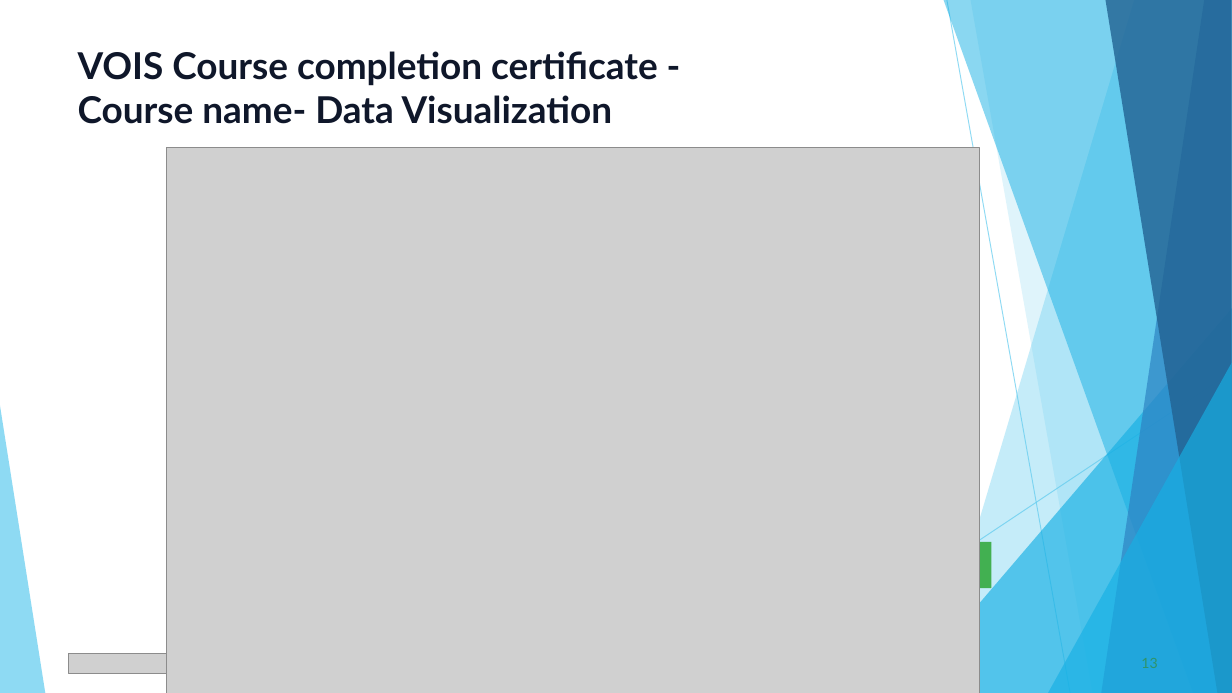
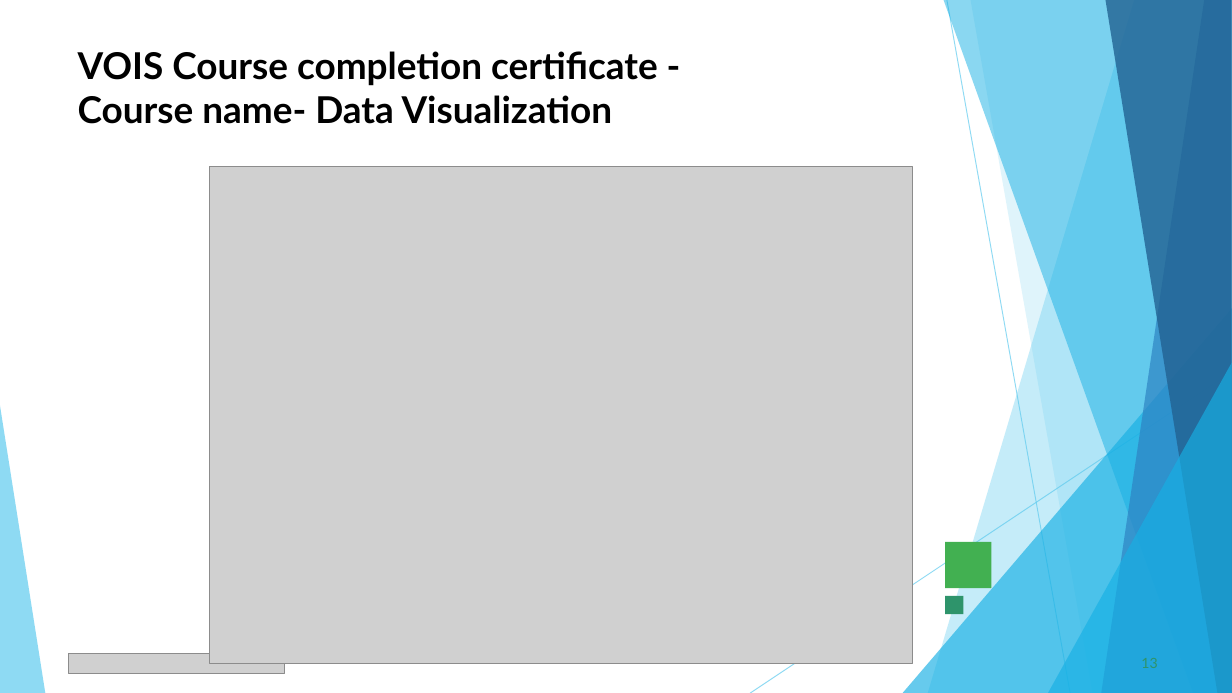
Before and after one commit to raghavparoli07-art/seasonal-agriculture-performance-analysis, a slide deck: slide 13 of presentation/Seasonal_Agriculture_Performance_Analysis.pptx. Drawn at 1232x693 pixels with LibreOffice and Linux fonts; fonts in the diff are those of the drawing; grey boxes stand for pictures. Boxes give left, top, right and bottom in pixels: in the first picture for what was removed or moved away, otherwise in the second. Text is boxed around its words. In the diff, an @@ line names an element or a change of style, - is before the commit and + after.

```diff
--- a/presentation/Seasonal_Agriculture_Performance_Analysis.pptx
+++ b/presentation/Seasonal_Agriculture_Performance_Analysis.pptx
@@ title "VOIS Course completion certificate - ..." at [78, 51, 658, 124]: text colour #0F172A to #000000 @@
@@ picture: place and size @@
-picture at [166, 148, 980, 693]
+picture at [210, 166, 912, 664]
@@ rectangle added at [945, 596, 964, 615], fill #2E946B @@
```
Also in this commit, not shown: 10 other slides changed, 3 slides added, 3 slides removed.
